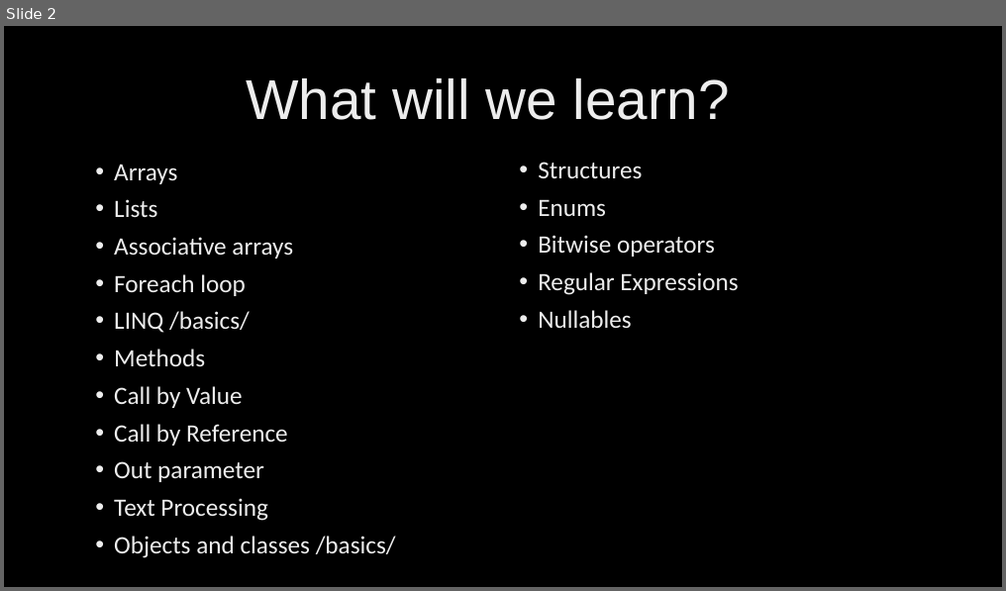
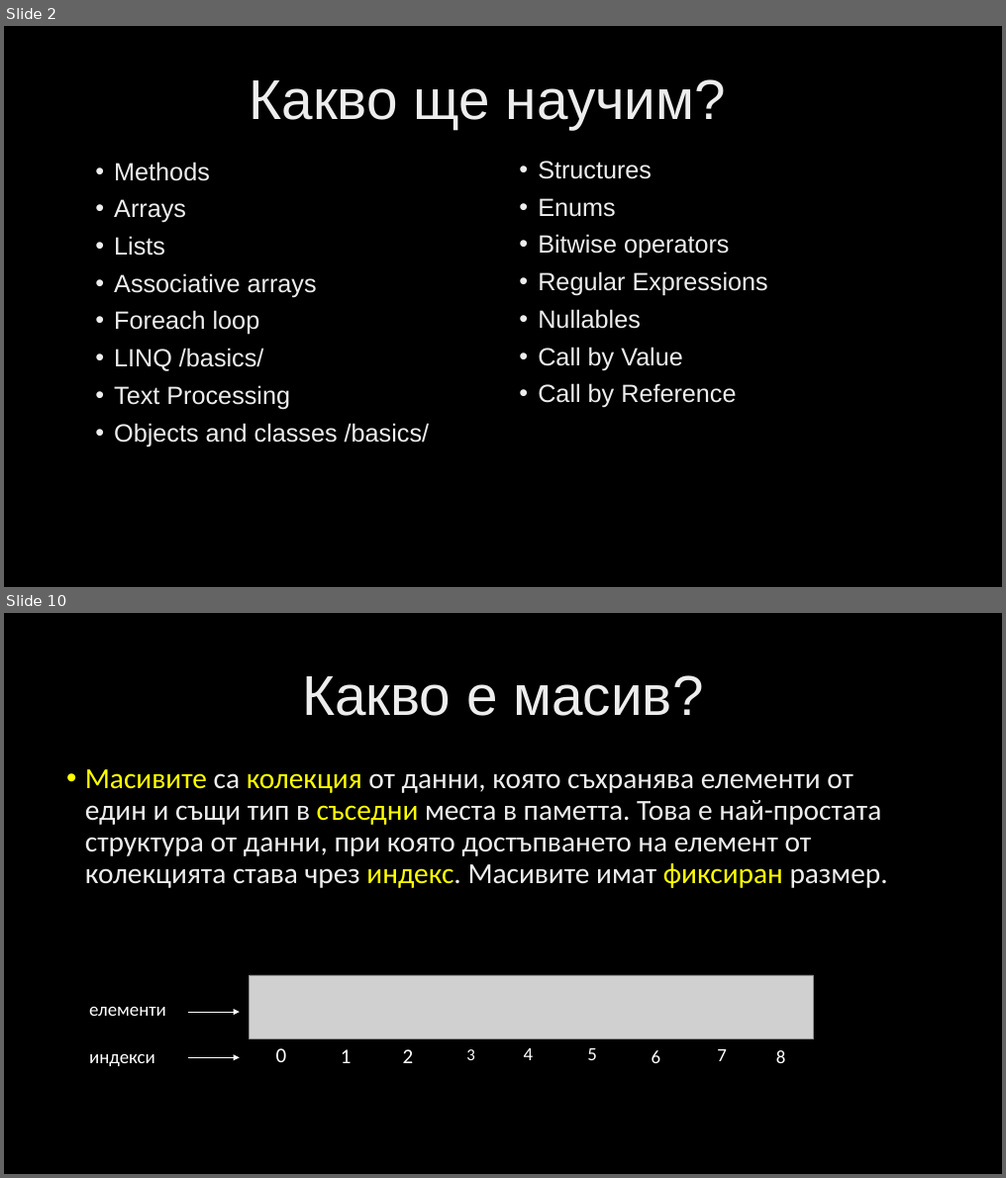
Before and after one commit to velizar92/CSharp-Programming-Presentations, a slide deck: C# Intermediate.pptx. Shown one above the other, each under a label of ours: slide 2 before the commit, slides 2 and 10 after it; the slides between them are not shown. The pictures are 1006x591 and 1006x1178 pixels, drawn with LibreOffice and Linux fonts; fonts in the diff are those of the drawing; grey boxes stand for pictures; background and template pictures are left out. Boxes give left, top, right and bottom in pixels: in the first picture for what was removed or moved away, otherwise in the second. Text is boxed around its words. In the diff, an @@ line names an element or a change of style, - is before the commit and + after.

```diff
--- a/C# Intermediate.pptx
+++ b/C# Intermediate.pptx
@@ slide 10 added at (x1=4, y1=613, x2=1002, y2=1174), background picture (left out) @@
@@ title added at (x1=302, y1=675, x2=703, y2=716), 54 pt, text gradient #BFBFBF to #EDEDED to #FFFFFF @@
+Какво е масив?
@@ text added at (x1=85, y1=769, x2=888, y2=888), 28 pt, text gradient #BFBFBF to #EDEDED to #FFFFFF @@
+• Масивите са колекция от данни, която съхранява елементи от един и същи тип в съседни места в паметта. Това е най-простата структура от данни, при която достъпването на елемент от колекцията става чрез индекс. Масивите имат фиксиран размер.
@@ picture added at (x1=250, y1=975, x2=813, y2=1039) @@
@@ text added at (x1=89, y1=1007, x2=166, y2=1016), 18 pt, text #FFFFFF @@
+елементи
@@ arrow added from (189, 1012) to (240, 1012), #FFFFFF 0.5 pt @@
@@ text added at (x1=89, y1=1055, x2=155, y2=1066), 18 pt, text #FFFFFF @@
+индекси
@@ arrow added from (189, 1058) to (240, 1058), #FFFFFF 0.5 pt @@
@@ text added at (x1=276, y1=1049, x2=287, y2=1062), 20 pt, text #FFFFFF @@
+0
@@ text added at (x1=341, y1=1050, x2=351, y2=1063), 20 pt, text #FFFFFF @@
+1
@@ text added at (x1=403, y1=1050, x2=414, y2=1063), 20 pt, text #FFFFFF @@
+2
@@ text added at (x1=466, y1=1050, x2=474, y2=1060), 16 pt, text #FFFFFF @@
+3
@@ text added at (x1=524, y1=1049, x2=534, y2=1060), 18 pt, text #FFFFFF @@
+4
@@ text added at (x1=587, y1=1049, x2=597, y2=1060), 18 pt, text #FFFFFF @@
+5
@@ text added at (x1=651, y1=1051, x2=661, y2=1063), 18 pt, text #FFFFFF @@
+6
@@ text added at (x1=717, y1=1050, x2=727, y2=1061), 18 pt, text #FFFFFF @@
+7
@@ text added at (x1=776, y1=1051, x2=786, y2=1063), 18 pt, text #FFFFFF @@
+8
@@ slide 2 changed as well @@
@@ title at (x1=250, y1=79, x2=726, y2=129): text changed @@
-What will we learn?
+Какво ще научим?
@@ text at (x1=114, y1=162, x2=210, y2=181): paragraph added @@
+• Methods
@@ text at (x1=538, y1=161, x2=768, y2=329): font Calibri to Arial in "Structures", "Enums", "Bitwise operators", "Regular Expressions" and 1 more places @@
@@ text at (x1=114, y1=199, x2=429, y2=447): font Calibri to Arial @@
@@ text at (x1=114, y1=349, x2=288, y2=482): paragraphs removed @@
-• Methods
-• Call by Value
-• Call by Reference
-• Out parameter
@@ text at (x1=538, y1=347, x2=736, y2=408): paragraphs added @@
+• Call by Value
+• Call by Reference
```
Also in this commit, not shown: 1 other slide changed, 7 other slides added, 2 slides removed.
